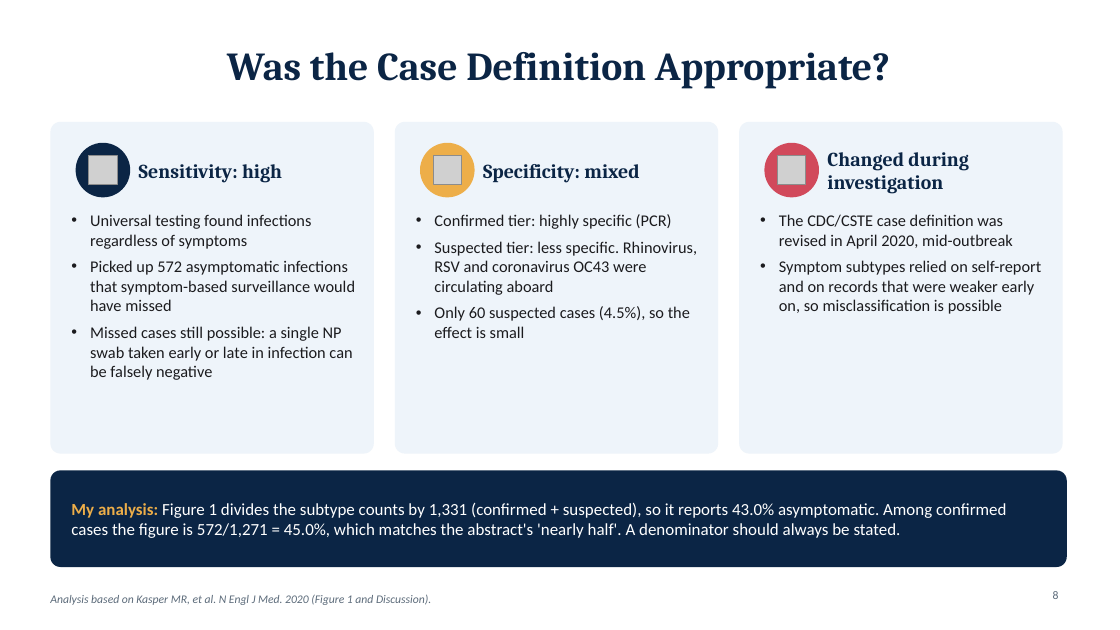
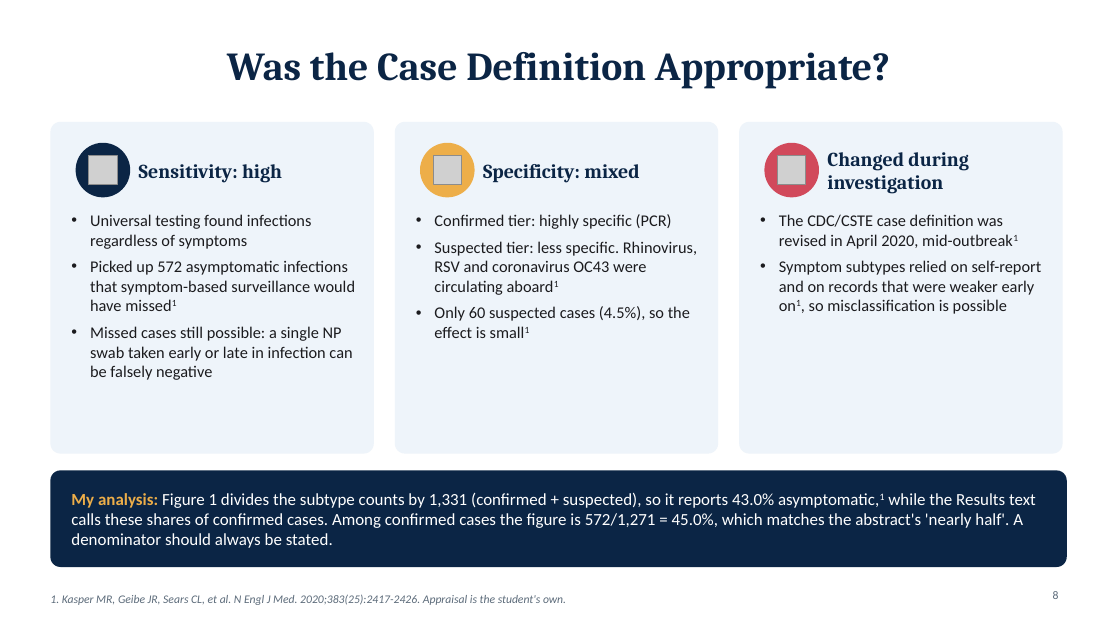
Before and after one commit to adebowa96/Research, a slide deck: slide 8 of Outbreak_of_the_Day/Covid19_Aircraft_Carrier_Outbreak.pptx. Drawn at 1120x630 pixels with LibreOffice and Linux fonts; fonts in the diff are those of the drawing; grey boxes stand for pictures. Boxes give left, top, right and bottom in pixels: in the first picture for what was removed or moved away, otherwise in the second. Text is boxed around its words. In the diff, an @@ line names an element or a change of style, - is before the commit and + after.

```diff
--- a/Outbreak_of_the_Day/Covid19_Aircraft_Carrier_Outbreak.pptx
+++ b/Outbreak_of_the_Day/Covid19_Aircraft_Carrier_Outbreak.pptx
@@ text at <box>779,214,1042,314</box>: text changed @@
-• The CDC/CSTE case definition was revised in April 2020, mid-outbreak
-• Symptom subtypes relied on self-report and on records that were weaker early on, so misclassification is possible
+• The CDC/CSTE case definition was revised in April 2020, mid-outbreak1
+• Symptom subtypes relied on self-report and on records that were weaker early on1, so misclassification is possible
@@ text at <box>90,260,355,311</box>: text changed @@
-• Picked up 572 asymptomatic infections that symptom-based surveillance would have missed
+• Picked up 572 asymptomatic infections that symptom-based surveillance would have missed1
@@ text at <box>434,241,697,338</box>: text changed @@
-• Suspected tier: less specific. Rhinovirus, RSV and coronavirus OC43 were circulating aboard
-• Only 60 suspected cases (4.5%), so the effect is small
+• Suspected tier: less specific. Rhinovirus, RSV and coronavirus OC43 were circulating aboard1
+• Only 60 suspected cases (4.5%), so the effect is small1
@@ text at <box>71,493,1036,548</box>: text changed @@
-My analysis: Figure 1 divides the subtype counts by 1,331 (confirmed + suspected), so it reports 43.0% asymptomatic. Among confirmed cases the figure is 572/1,271 = 45.0%, which matches the abstract's 'nearly half'. A denominator should always be stated.
+My analysis: Figure 1 divides the subtype counts by 1,331 (confirmed + suspected), so it reports 43.0% asymptomatic,1 while the Results text calls these shares of confirmed cases. Among confirmed cases the figure is 572/1,271 = 45.0%, which matches the abstract's 'nearly half'. A denominator should always be stated.
@@ text at <box>50,594,566,605</box>: text changed @@
-Analysis based on Kasper MR, et al. N Engl J Med. 2020 (Figure 1 and Discussion).
+1. Kasper MR, Geibe JR, Sears CL, et al. N Engl J Med. 2020;383(25):2417-2426. Appraisal is the student's own.
```
Also in this commit, not shown: 19 other slides changed.
